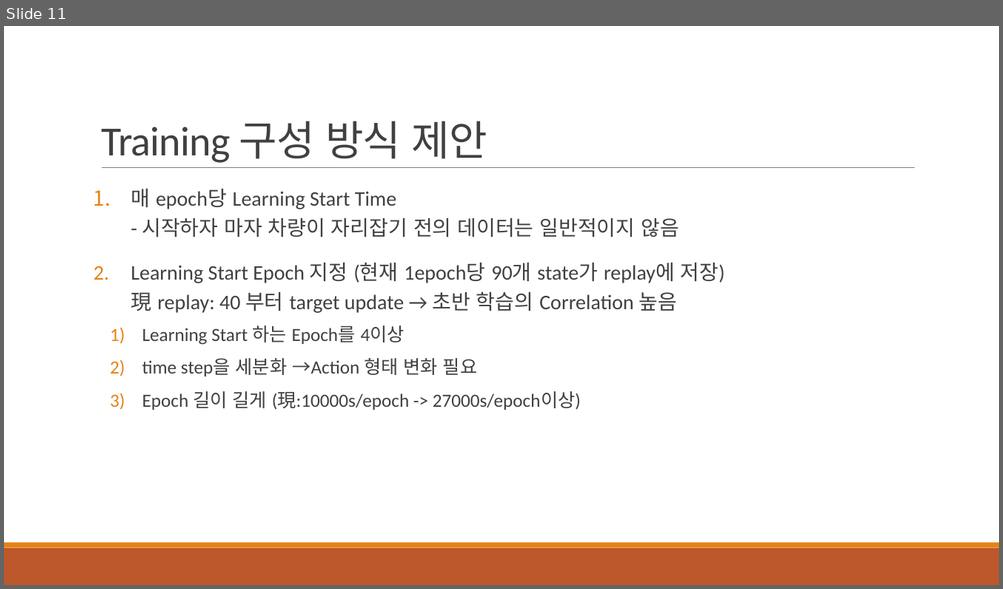
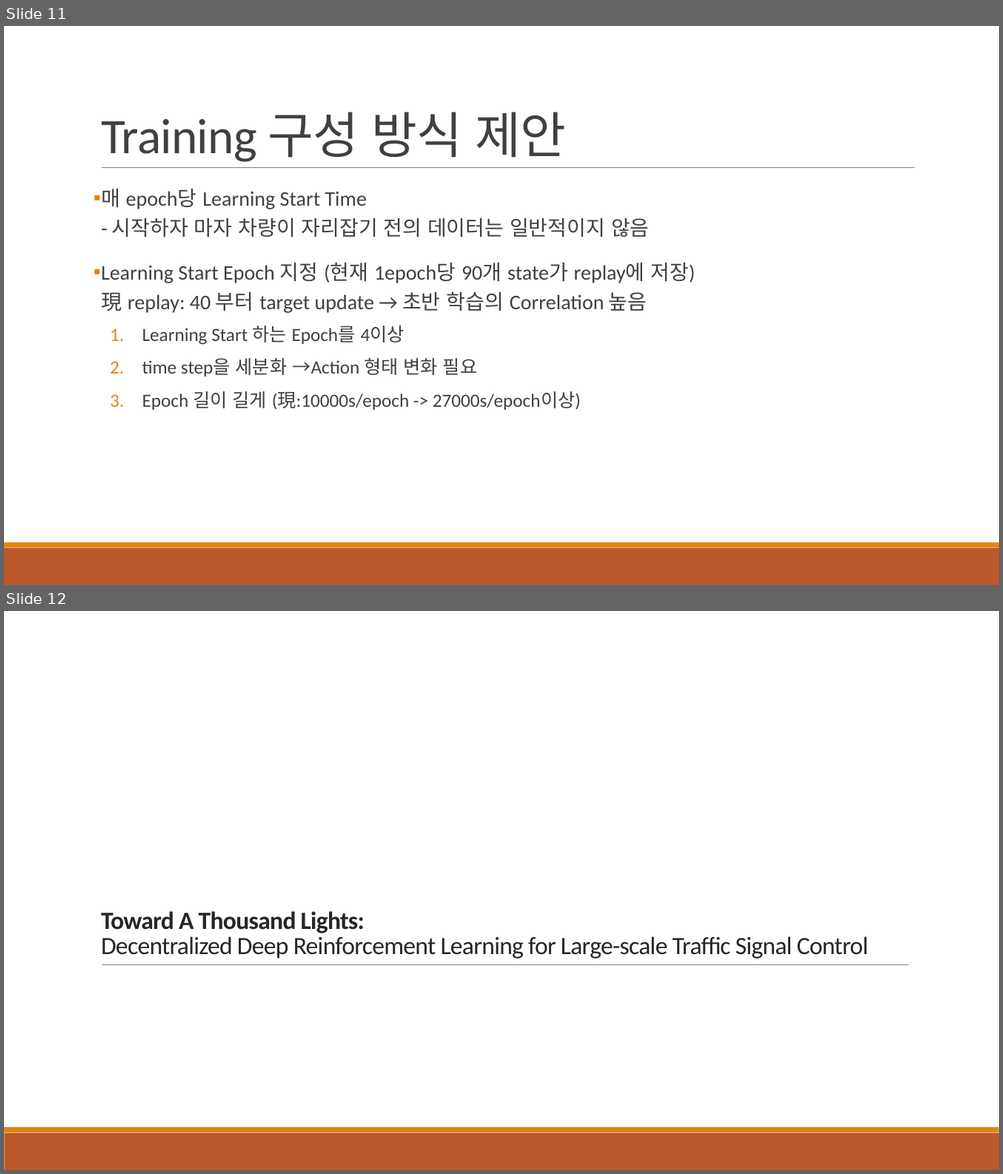
Before and after one commit to 3neutronstar/traffic-optimization_RL, a slide deck: 1st_Seminar(강민수).pptx. Shown one above the other, each under a label of ours: slide 11 before the commit, slides 11 and 12 after it. The pictures are 1003x589 and 1003x1174 pixels, drawn with LibreOffice and Linux fonts; fonts in the diff are those of the drawing. Boxes give left, top, right and bottom in pixels: in the first picture for what was removed or moved away, otherwise in the second. Text is boxed around its words. In the diff, an @@ line names an element or a change of style, - is before the commit and + after.

Commit message:
add the Toward a traffic light paper contents to pptx

```diff
--- a/1st_Seminar(강민수).pptx
+++ b/1st_Seminar(강민수).pptx
@@ slide 12 added at (4,611,999,1170), background #FFFFFF; not listed: 2 template elements that a slide beside it also shows @@
@@ title added at (101,911,868,959), 24 pt, text #262626 @@
+Toward A Thousand Lights:
+Decentralized Deep Reinforcement Learning for Large-scale Traffic Signal Control
@@ line added from (102, 965) to (908, 965), #808080 0.5 pt @@
@@ slide 11 changed as well @@
@@ title "Training 구성 방식 제안" at (101,112,566,162): size 40 to 48 pt @@
@@ text "매 epoch당 Learning Start Time ..." at (101,189,695,410): bullet 1. to ▪; bullet 1) to 1. @@
```
Also in this commit, not shown: 9 other slides changed, 12 other slides added.
